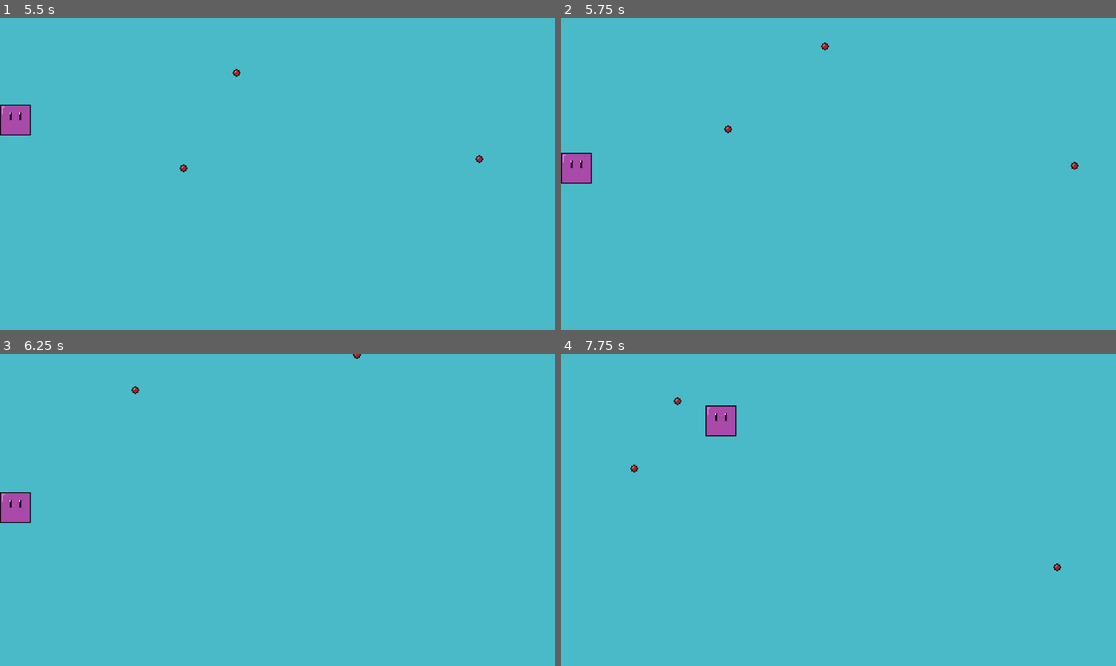
Above: before the commit, frames 1-4 (two rows, left to right).
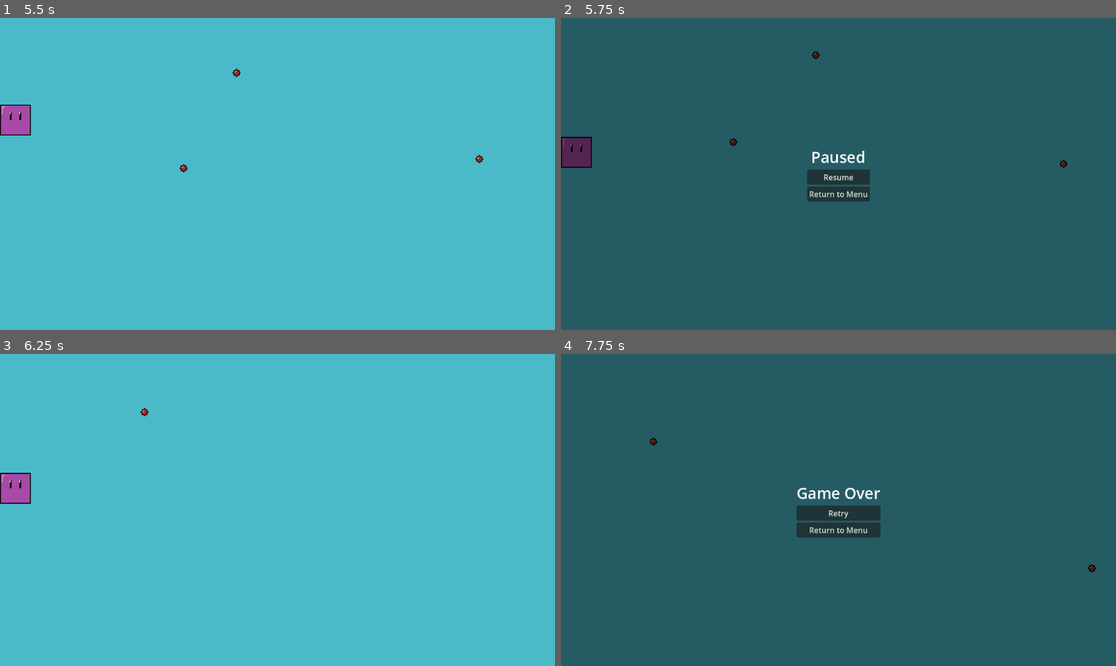
Above: after the commit, the same moments.

Repository: SpeedyVelcro/sv-mod-loader
Game: Godot game, scene res://example/main.tscn
The game is run twice, just before and just after one commit, with the same random seed, the same clock (stepped at 60 frames per second) and the same inputs.
Inputs (mouse positions are in pixels of both pictures, inside the frame that each line leads up to):
- Up to frame 1 (5.5 s): click "Play" at 0.5 s; click "Play" at 1.25 s; tap Enter at 2 s; hold W (move_up) 2.03-3.53 s; hold A (move_left) 3.53-5.03 s; hold S (move_down) from 5.03 s (still down)
- Up to frame 2 (5.75 s): keep holding S (move_down); tap Escape (pause) at 5.65 s
- Up to frame 3 (6.25 s): release S (move_down) at 5.75 s; click (277, 513) at 5.75 s, where only the run after the commit has a clickable "Resume"
- Up to frame 4 (7.75 s): hold D (move_right) 6.53-7.28 s; hold W (move_up) from 7.28 s (still down)

Frame 1 is identical in both runs. In frame 2, 100% of the frame differs, in the area x 0-100%, y 0-100%; in frame 3, 0.8%; in frame 4, 100%.

Commit message:
Finish example game

Diff:
--- a/example/entity/player/player.gd
+++ b/example/entity/player/player.gd
@@ -1,4 +1,6 @@
 extends CharacterBody2D
+
+signal death
 
 ## How fast the player moves
 @export var speed: int = 400
@@ -25,4 +27,5 @@
 
 ## Call this to cause the player to lose the game
 func kill() -> void:
-	print("dead") # TODO
+	visible = false
+	death.emit()
--- a/example/game.gd
+++ b/example/game.gd
@@ -1,4 +1,8 @@
 extends Node2D
+## Gameplay scene
+##
+## This scene contains a quick-and-dirty bullet-dodging game, provided to help
+## test out the mod loader
 
 ## Curve along which to spawn bullets
 @export var spawn_curve: Curve2D
@@ -8,6 +12,14 @@
 @export var player: Node2D
 ## Bullet timer
 @export var bullet_timer: Timer
+## Pause UI Node
+@export var pause_ui: CanvasItem
+## Game Over UI Node
+@export var game_over_ui: CanvasItem
+
+## Menu scene
+const MENU_SCENE: String = "res://example/ui/menu/menu.tscn"
+
 
 ## Pick a random point on the spawn curve
 func _pick_spawn() -> Vector2:
@@ -15,6 +27,31 @@
 	var point: Vector2 = spawn_curve.sample_baked(offset)
 
 	return point
+
+
+## Restart the current game session
+func _restart() -> void:
+	# Game is likely paused as this is called from the game over screen
+	get_tree().paused = false
+
+	get_tree().reload_current_scene()
+
+
+## Return to the main menu
+func _return_to_menu() -> void:
+	# Game is likely paused as this is called from the game over or pause
+	# screens
+	get_tree().paused = false
+
+	get_tree().change_scene_to_file(MENU_SCENE)
+
+
+## End the current game in failure
+func _game_over() -> void:
+	get_tree().paused = true
+	pause_ui.pause_disabled = true
+
+	game_over_ui.visible = true
 
 
 # Signal connection
@@ -28,3 +65,21 @@
 	bullet.owner = self
 
 	bullet_timer.wait_time *= 0.99
+
+
+# Signal connection
+func _on_pause_return_to_menu() -> void:
+	_return_to_menu()
+
+
+# Signal connection
+func _on_game_over_retry() -> void:
+	_restart()
+
+# Signal connection
+func _on_game_over_return_to_menu() -> void:
+	_return_to_menu()
+
+
+func _on_player_death() -> void:
+	_game_over()
--- a/example/game.tscn
+++ b/example/game.tscn
@@ -1,8 +1,10 @@
-[gd_scene load_steps=5 format=3 uid="uid://clu2e8c5gl0ea"]
+[gd_scene load_steps=7 format=3 uid="uid://clu2e8c5gl0ea"]
 
 [ext_resource type="Script" path="res://example/game.gd" id="1_3uyy4"]
 [ext_resource type="PackedScene" uid="uid://biyulv6kqgwo7" path="res://example/entity/player/player.tscn" id="1_aaqr0"]
 [ext_resource type="PackedScene" uid="uid://d32ek3hyyach6" path="res://example/entity/bullet/bullet.tscn" id="2_d7fo3"]
+[ext_resource type="PackedScene" uid="uid://ca2dmp3j3d1wi" path="res://example/ui/pause/pause.tscn" id="4_vukwp"]
+[ext_resource type="PackedScene" uid="uid://xe4tilsucmy5" path="res://example/ui/game_over/game_over.tscn" id="5_s86jb"]
 
 [sub_resource type="Curve2D" id="Curve2D_4e2sw"]
 _data = {
@@ -10,12 +12,14 @@
 }
 point_count = 5
 
-[node name="Game" type="Node2D" node_paths=PackedStringArray("player", "bullet_timer")]
+[node name="Game" type="Node2D" node_paths=PackedStringArray("player", "bullet_timer", "pause_ui", "game_over_ui")]
 script = ExtResource("1_3uyy4")
 spawn_curve = SubResource("Curve2D_4e2sw")
 bullet_scene = ExtResource("2_d7fo3")
 player = NodePath("Player")
 bullet_timer = NodePath("BulletTimer")
+pause_ui = NodePath("Interface/Pause")
+game_over_ui = NodePath("Interface/GameOver")
 
 [node name="Polygon2D" type="Polygon2D" parent="."]
 color = Color(0.2923, 0.731935, 0.79, 1)
@@ -33,4 +37,14 @@
 [node name="CollisionPolygon2D" type="CollisionPolygon2D" parent="StaticBody2D"]
 polygon = PackedVector2Array(0, 0, 1152, 0, 1152, 648, 0, 648, 0, -64, -64, -64, -64, 704, 1216, 704, 1216, -64, 0, -64)
 
+[node name="Interface" type="CanvasLayer" parent="."]
+
+[node name="Pause" parent="Interface" instance=ExtResource("4_vukwp")]
+
+[node name="GameOver" parent="Interface" instance=ExtResource("5_s86jb")]
+
+[connection signal="death" from="Player" to="." method="_on_player_death"]
 [connection signal="timeout" from="BulletTimer" to="." method="_on_bullet_timer_timeout"]
+[connection signal="return_to_menu" from="Interface/Pause" to="." method="_on_pause_return_to_menu"]
+[connection signal="retry" from="Interface/GameOver" to="." method="_on_game_over_retry"]
+[connection signal="return_to_menu" from="Interface/GameOver" to="." method="_on_game_over_return_to_menu"]
--- /dev/null
+++ b/example/ui/game_over/game_over.gd
@@ -0,0 +1,12 @@
+extends Control
+
+signal retry
+signal return_to_menu
+
+
+func _on_retry_button_pressed() -> void:
+	retry.emit()
+
+
+func _on_return_to_menu_button_pressed() -> void:
+	return_to_menu.emit()
--- /dev/null
+++ b/example/ui/game_over/game_over.tscn
@@ -0,0 +1,54 @@
+[gd_scene load_steps=3 format=3 uid="uid://xe4tilsucmy5"]
+
+[ext_resource type="Script" path="res://example/ui/game_over/game_over.gd" id="1_5ydnk"]
+
+[sub_resource type="LabelSettings" id="LabelSettings_pwth3"]
+font_size = 32
+
+[node name="GameOver" type="Control"]
+process_mode = 3
+visible = false
+layout_mode = 3
+anchors_preset = 15
+anchor_right = 1.0
+anchor_bottom = 1.0
+grow_horizontal = 2
+grow_vertical = 2
+script = ExtResource("1_5ydnk")
+
+[node name="ColorRect" type="ColorRect" parent="."]
+layout_mode = 1
+anchors_preset = 15
+anchor_right = 1.0
+anchor_bottom = 1.0
+grow_horizontal = 2
+grow_vertical = 2
+color = Color(0, 0, 0, 0.501961)
+
+[node name="CenterContainer" type="CenterContainer" parent="."]
+layout_mode = 1
+anchors_preset = 15
+anchor_right = 1.0
+anchor_bottom = 1.0
+grow_horizontal = 2
+grow_vertical = 2
+
+[node name="VBoxContainer" type="VBoxContainer" parent="CenterContainer"]
+layout_mode = 2
+
+[node name="Label" type="Label" parent="CenterContainer/VBoxContainer"]
+layout_mode = 2
+text = "Game Over"
+label_settings = SubResource("LabelSettings_pwth3")
+horizontal_alignment = 1
+
+[node name="RetryButton" type="Button" parent="CenterContainer/VBoxContainer"]
+layout_mode = 2
+text = "Retry"
+
+[node name="ReturnToMenuButton" type="Button" parent="CenterContainer/VBoxContainer"]
+layout_mode = 2
+text = "Return to Menu"
+
+[connection signal="pressed" from="CenterContainer/VBoxContainer/RetryButton" to="." method="_on_retry_button_pressed"]
+[connection signal="pressed" from="CenterContainer/VBoxContainer/ReturnToMenuButton" to="." method="_on_return_to_menu_button_pressed"]
--- /dev/null
+++ b/example/ui/pause/pause.gd
@@ -0,0 +1,35 @@
+extends Control
+## In-game pause menu
+##
+## In-game pause menu. Also handles keyboard input for pausing.
+
+signal return_to_menu
+
+## True if pausing is disabled (e.g. during game over)
+var pause_disabled = false
+
+
+## Toggles between paused and unpaused
+func _toggle_pause() -> void:
+	if pause_disabled:
+		return
+
+	get_tree().paused = !get_tree().paused
+
+	visible = get_tree().paused
+
+
+# Override
+func _input(event: InputEvent) -> void:
+	if event.is_action_pressed("pause"):
+		_toggle_pause()
+
+
+# Signal connection
+func _on_resume_button_pressed() -> void:
+	_toggle_pause()
+
+
+# Signal connection
+func _on_return_to_menu_button_pressed() -> void:
+	return_to_menu.emit()
--- /dev/null
+++ b/example/ui/pause/pause.tscn
@@ -0,0 +1,54 @@
+[gd_scene load_steps=3 format=3 uid="uid://ca2dmp3j3d1wi"]
+
+[ext_resource type="Script" path="res://example/ui/pause/pause.gd" id="1_s8i23"]
+
+[sub_resource type="LabelSettings" id="LabelSettings_p83lm"]
+font_size = 32
+
+[node name="Pause" type="Control"]
+process_mode = 3
+visible = false
+layout_mode = 3
+anchors_preset = 15
+anchor_right = 1.0
+anchor_bottom = 1.0
+grow_horizontal = 2
+grow_vertical = 2
+script = ExtResource("1_s8i23")
+
+[node name="ColorRect" type="ColorRect" parent="."]
+layout_mode = 1
+anchors_preset = 15
+anchor_right = 1.0
+anchor_bottom = 1.0
+grow_horizontal = 2
+grow_vertical = 2
+color = Color(0, 0, 0, 0.501961)
+
+[node name="CenterContainer" type="CenterContainer" parent="."]
+layout_mode = 1
+anchors_preset = 15
+anchor_right = 1.0
+anchor_bottom = 1.0
+grow_horizontal = 2
+grow_vertical = 2
+
+[node name="VBoxContainer" type="VBoxContainer" parent="CenterContainer"]
+layout_mode = 2
+
+[node name="Label" type="Label" parent="CenterContainer/VBoxContainer"]
+layout_mode = 2
+text = "Paused"
+label_settings = SubResource("LabelSettings_p83lm")
+horizontal_alignment = 1
+
+[node name="ResumeButton" type="Button" parent="CenterContainer/VBoxContainer"]
+layout_mode = 2
+text = "Resume"
+
+[node name="ReturnToMenuButton" type="Button" parent="CenterContainer/VBoxContainer"]
+layout_mode = 2
+text = "Return to Menu"
+
+[connection signal="pressed" from="CenterContainer/VBoxContainer/ResumeButton" to="." method="_on_resume_button_pressed"]
+[connection signal="pressed" from="CenterContainer/VBoxContainer/ReturnToMenuButton" to="." method="_on_return_to_menu_button_pressed"]
